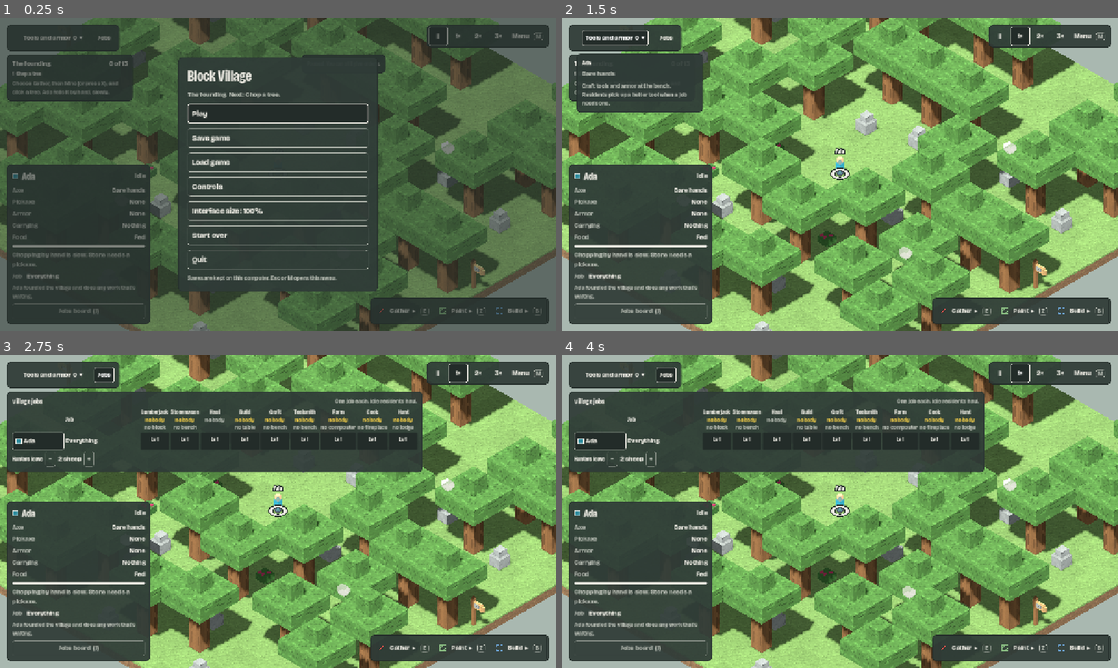
Above: before the commit, frames 1-4 (two rows, left to right).
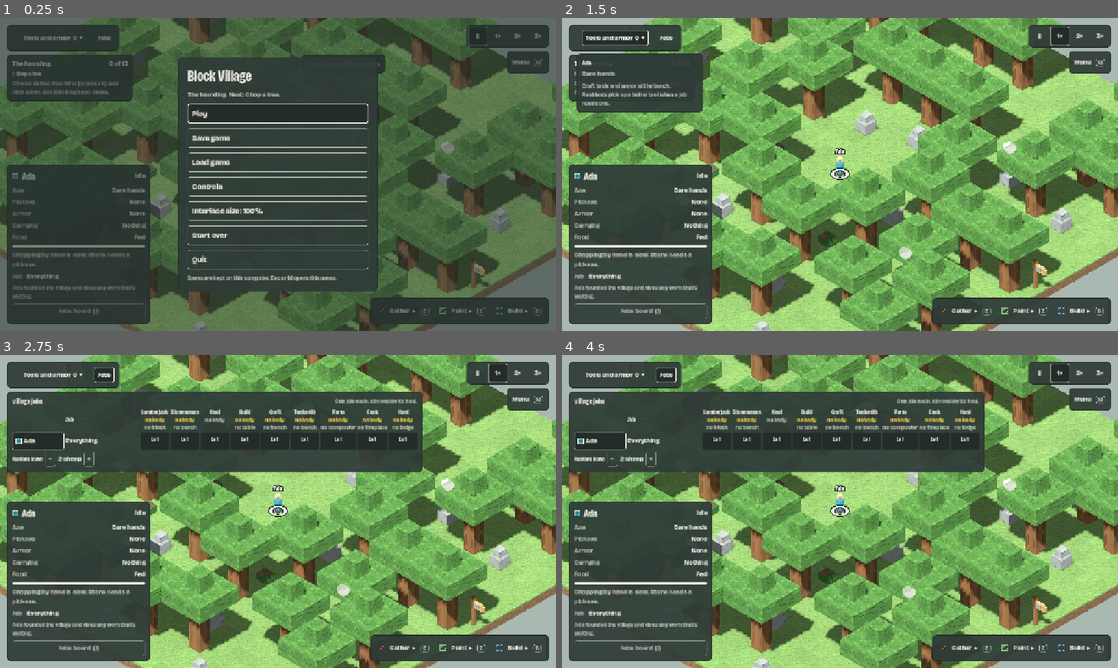
Above: after the commit, the same moments.

Repository: NerdyToddGerdy/mc_village
Game: Godot game, scene res://scenes/main.tscn
The game is run twice, just before and just after one commit, with the same random seed, the same clock (stepped at 60 frames per second) and the same inputs.
Inputs:
- Up to frame 1 (0.25 s): no input
- Up to frame 2 (1.5 s): click "Play" at 0.5 s; click "Tools and armor 0 ▾" at 1.25 s
- Up to frame 3 (2.75 s): click "Jobs" at 2 s
- Up to frame 4 (4 s): click "‖" at 2.75 s; click "1×" at 3.5 s

The runs differ from the first frame. In frame 1, 1.0% of the frame differs, in the area x 76-99%, y 2-18%; in frame 2, 1.2%; in frame 3, 1.2%; in frame 4, 1.2%.

Commit message:
Give the Menu button its own panel so it can't cover the map switcher
In the speed row it widened the top-right panel over the tally bar's
map switcher, so a click on the Meadow button landed on the panel and
the Slice 3.5 bot hung. Issue #216.

Co-Authored-By: Claude Sonnet 5.5 <noreply@anthropic.com>

Diff:
--- a/game/tests/game_test.gd
+++ b/game/tests/game_test.gd
@@ -298,9 +298,10 @@
 	check(hud._menu_cap_label.text == game.keys.first("menu"), "it shows the menu key (%s)" % hud._menu_cap_label.text)
 	var r := b.get_global_rect()
 	check(get_root().get_visible_rect().encloses(r), "it's on screen")
-	for other in [hud._speed_panel, hud._stuck_panel]:
-		if other.visible and other != hud._speed_panel:
-			check(not other.get_global_rect().intersects(r), "it doesn't cover the stuck list")
+	for other in [hud._speed_panel, hud._stuck_panel, hud._tally_panel]:
+		check(not other.visible or not other.get_global_rect().intersects(hud._menu_panel.get_global_rect()), "it covers neither the speed buttons, the stuck list nor the tally bar")
+	for m in hud._maps.get_children():  # the map switcher runs along the top (the slice 3.5 bot's Meadow button)
+		check(not m is Button or not m.is_visible_in_tree() or not m.get_global_rect().intersects(hud._menu_panel.get_global_rect()), "nor the %s button of the map switcher" % m.name)
 	b.pressed.emit()
 	check(game._menu.visible and game._menu.view == "main", "clicking it opens the main menu")
 	game.toggle_menu()
--- a/game/view/hud.gd
+++ b/game/view/hud.gd
@@ -41,6 +41,7 @@
 var _goals := VBoxContainer.new()
 var _speed_btns := {}
 var _menu_btn: Button                ## The on-screen button for the Esc menu (issue #216), beside the speed buttons.
+var _menu_panel: PanelContainer
 var _menu_cap: PanelContainer        ## Its key badge, which follows the "menu" binding.
 var _menu_cap_label: Label
 var _stuck_panel: PanelContainer
@@ -178,9 +179,10 @@
 		_menu_cap.position = Vector2(_menu_btn.size.x - cs.x - 10, (_menu_btn.size.y - cs.y) / 2)
 	_menu_btn.resized.connect(place_cap)
 	_menu_cap.minimum_size_changed.connect(place_cap)
-	speed.add_child(_menu_btn)
 	_speed_panel = _panel(speed, Vector2.ZERO, 4)
 	tr.add_child(_speed_panel)
+	_menu_panel = _panel(_menu_btn, Vector2.ZERO, 4)  # its own panel under the speed buttons, so the speed row stays narrow
+	tr.add_child(_menu_panel)
 	_stuck_panel = _panel(_stuck, Vector2(250, 0))
 	tr.add_child(_stuck_panel)
 
